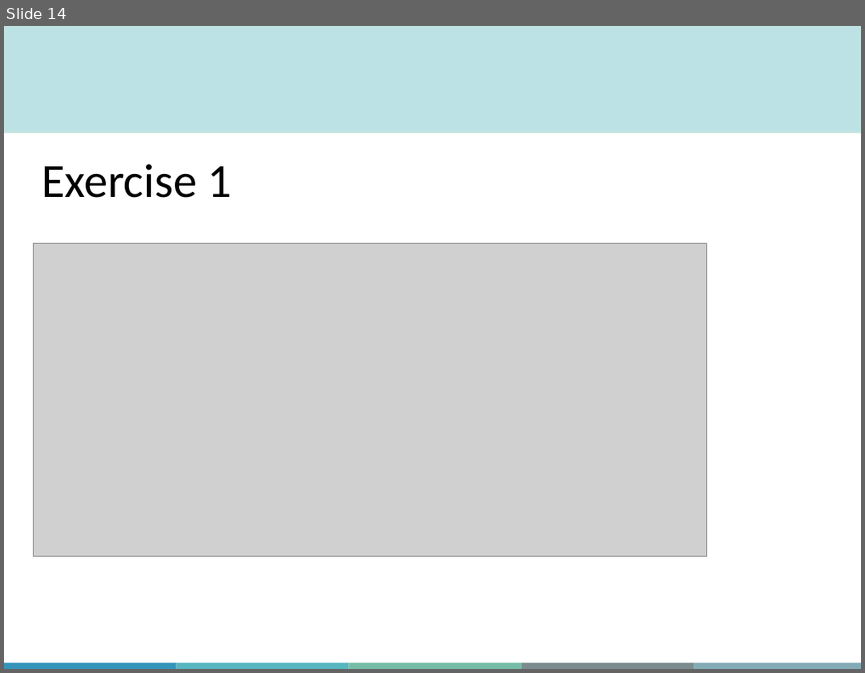
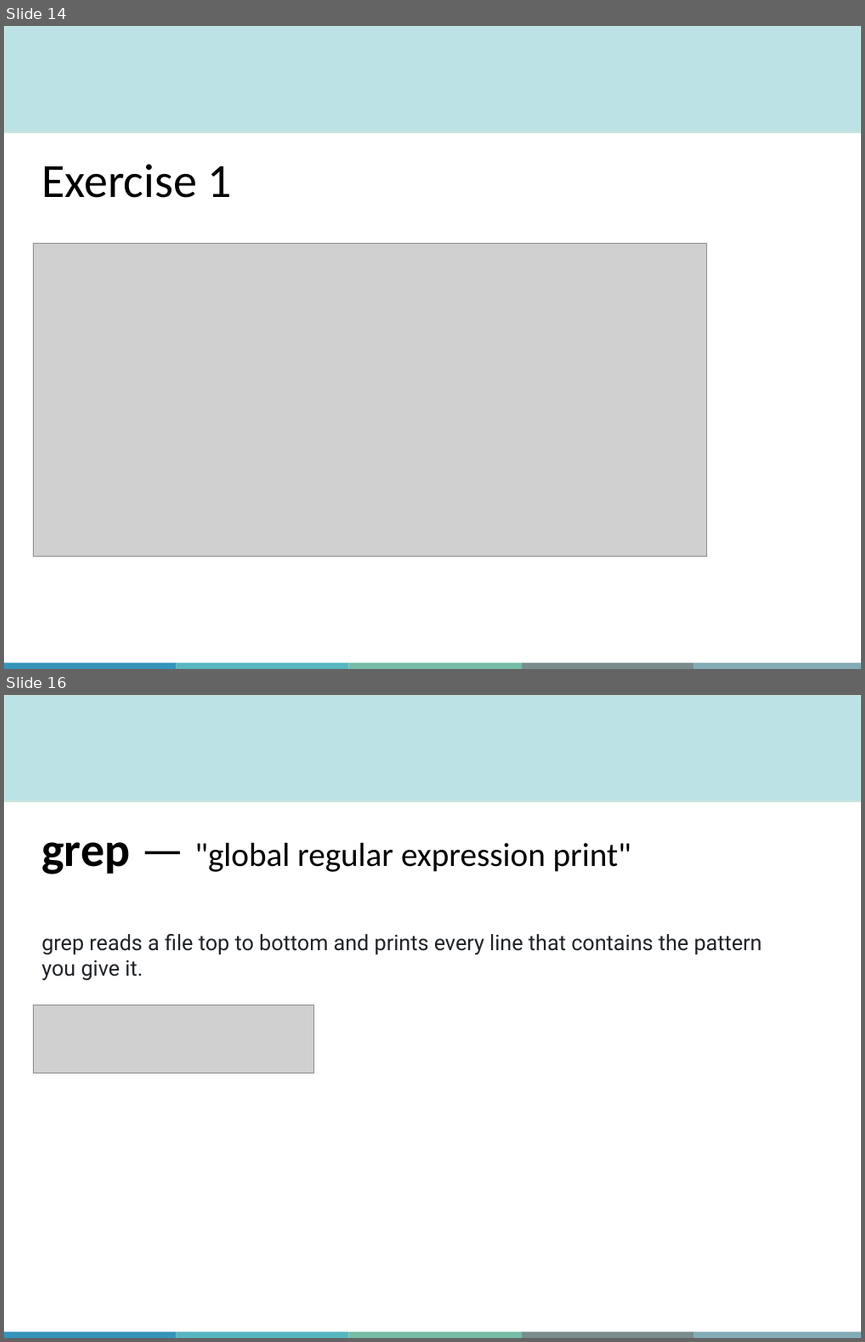
Before and after one commit to QLS-MiCM/Introduction-to-RNA-seq, a slide deck: Slides/Introduction-to-UNIX-and-RNA-seq-Repositories.pptx. Shown one above the other, each under a label of ours: slide 14 before the commit, slides 14 and 16 after it; the slides between them are not shown. The pictures are 865x673 and 865x1342 pixels, drawn with LibreOffice and Linux fonts; fonts in the diff are those of the drawing; grey boxes stand for pictures; background and template pictures are left out. Boxes give left, top, right and bottom in pixels: in the first picture for what was removed or moved away, otherwise in the second. Text is boxed around its words. In the diff, an @@ line names an element or a change of style, - is before the commit and + after.

Commit message:
Add Pattern Matching module: grep, regex, awk, Wordle capstone
- New slides cover grep, regex theory, a Wordle mini-capstone (cat | tr | egrep), and awk on CSV + FASTQ
- happiness.csv: 60-row dataset for grep + awk practice
- Exercise_grep.sh, Exercise_wordle.sh, Exercise_awk_fastq.sh: answer keys matching the new slides
- setup.sh: install wamerican on Ubuntu/WSL so /usr/share/dict/words is available
- README.md: updated exercise index

```diff
--- a/Slides/Introduction-to-UNIX-and-RNA-seq-Repositories.pptx
+++ b/Slides/Introduction-to-UNIX-and-RNA-seq-Repositories.pptx
@@ slide 16 added at <box>4,695,861,1338</box>, background #FFFFFF; not listed: 6 template elements that a slide beside it also shows @@
@@ title added at <box>41,842,631,874</box>, 28 pt, text #000000 @@
+grep — "global regular expression print"
@@ text added at <box>41,934,762,981</box>, 18 pt, text #1F2328 @@
+grep reads a file top to bottom and prints every line that contains the pattern you give it.
@@ picture added at <box>33,1005,314,1073</box> @@
```
Also in this commit, not shown: 2 slides changed, 15 other slides added, 7 slides removed, 7 other files.
